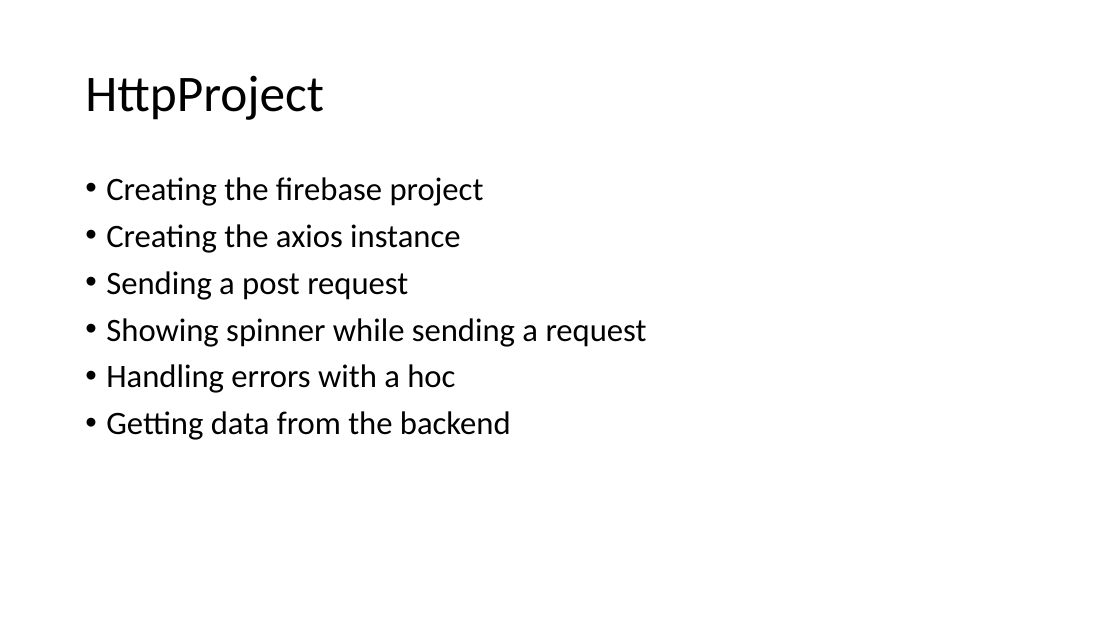
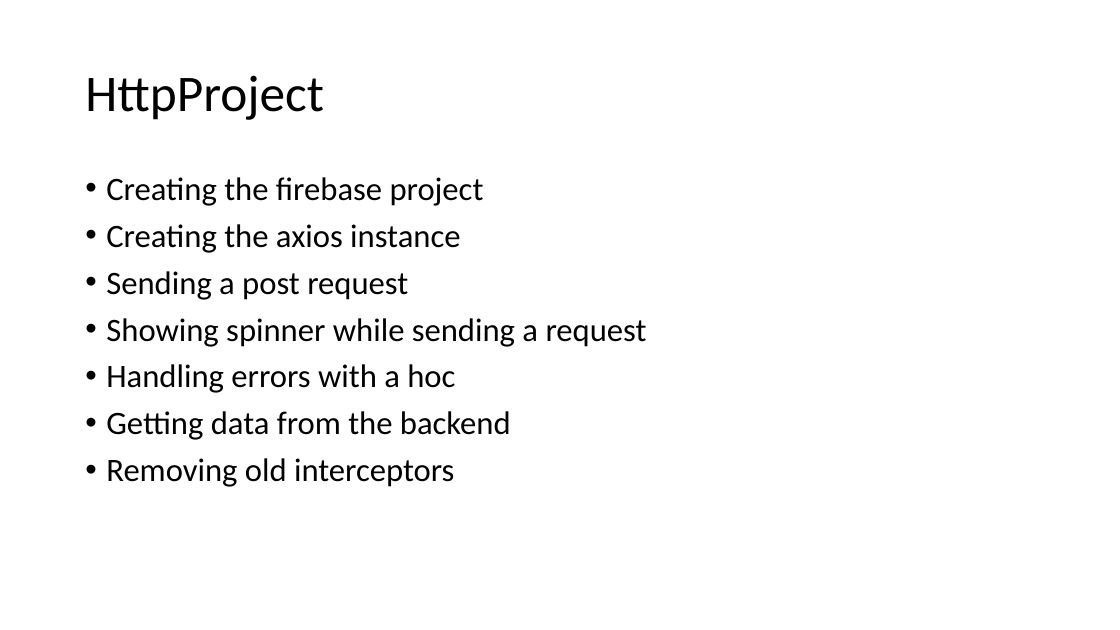
Before and after one commit to PiyushChaturvedii/batch03, a slide deck: slide 25 of Create-react-app.pptx. Drawn at 1120x630 pixels with LibreOffice and Linux fonts; fonts in the diff are those of the drawing. Boxes give left, top, right and bottom in pixels: in the first picture for what was removed or moved away, otherwise in the second. Text is boxed around its words. In the diff, an @@ line names an element or a change of style, - is before the commit and + after.

```diff
--- a/Create-react-app.pptx
+++ b/Create-react-app.pptx
@@ text at [106,458,454,487]: paragraph added @@
+• Removing old interceptors
```
Also in this commit, not shown: 2 slides added, 47 other files.
